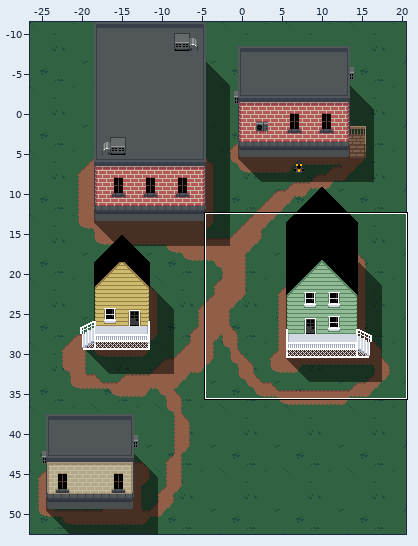
Two versions of a level (Tiled map, assets/maps/start.tmx). Above, an overview of the earlier version with the close-up marked.
Close-up. Before the commit:
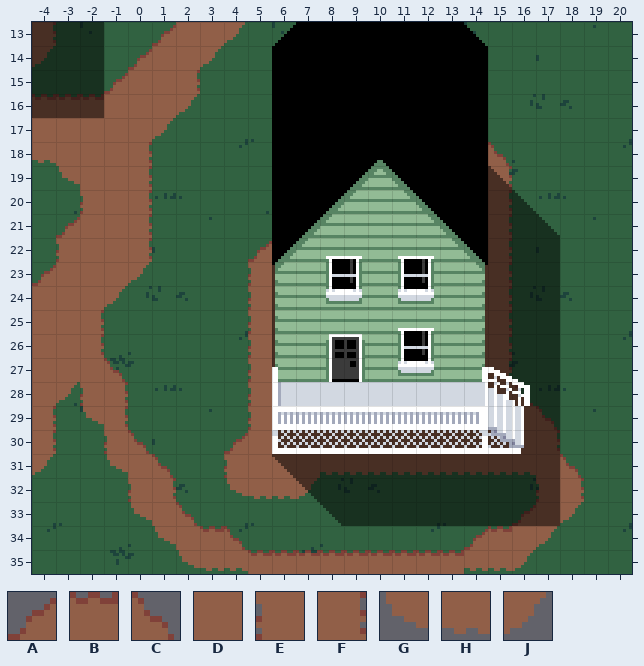
Cells are 8x8 px. Shown: x -4..20, y 13..35. The commit also changed other parts of the map, which this record leaves out.
Key: from "path": A 0, B 1, C 2, D 9, E 11, F 13, G 22, H 23, J 24.
_ is an empty cell, # one hidden under a higher layer.
Layers that did not change in this view are not listed.
Layer "Ground" before, first column x -4:
13 F____ADDJ________________
14 J___ADDJ_________________
15 ___ADDF__________________
16 BBBDDDJ__________________
17 DDDDDJ___________________
18 HDDDF____________##C_____
19 _GDDF___________###F_____
20 __EDF_____##___####F_____
21 _ADDF_____##_######F_____
22 _EDDF____A#####__##F_____
23 ADDDJ____ED###___#DF_____
24 DDDJ_____ED#_____#DF_____
25 DDF______ED#_____#DF_____
26 DDF______ED#_____#DF_____
27 DDDC_____EF_____##EF_____
28 DJEF_____E#########DC____
29 F_GF_____E##########DC___
30 F__EC___ADDDDDDDDDDDDF___
31 J__GDC__EDDDHHHHHHHHHDC__
32 ____EF__GHHJ_________EF__
33 ____GDC_____________ADJ__
34 _____GDBC_________ABDJ___
35 ______GHHBBBBBBBBBHHJ____
Once edited:
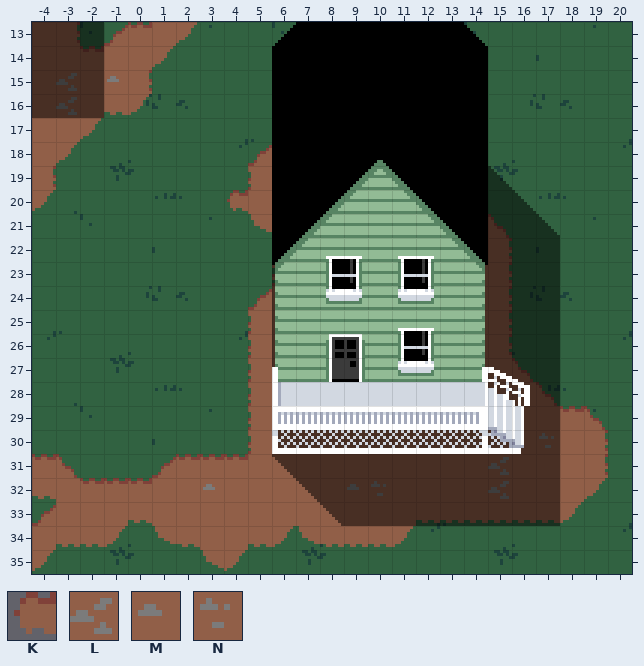
Further tiles: from "path": K 33, L 44, M 45, N 46.
What changed:
Changed rows in their new state; . is an unchanged cell.
Layer "Ground":
first column x -4:
13 DF.ABDJ__...............
14 DDBDDJ__................
15 DLDMF__.................
16 DLDHJ__.................
17 ..J___..................
18 DJ___....A........._....
19 F____....E........._....
20 J.___...KD........._....
21 .____....G.........C....
22 .____...._..............
23 _____...._E.............
24 ____.....A..............
25 ___.....................
26 ___.....................
27 ____...............DC...
28 ____................DC..
29 _.__.................DBC
30 _..__..._E...........NDF
31 BC.__ABBB...DDDDDDDLD.DF
32 HDBBBDDMDDDDDMNDDDDLDDDJ
33 ADDDH.DDDDDDDDDDHHHHHH..
34 DHHJ..HDDHJGHHHJ..____..
35 J....._GJ____________...
